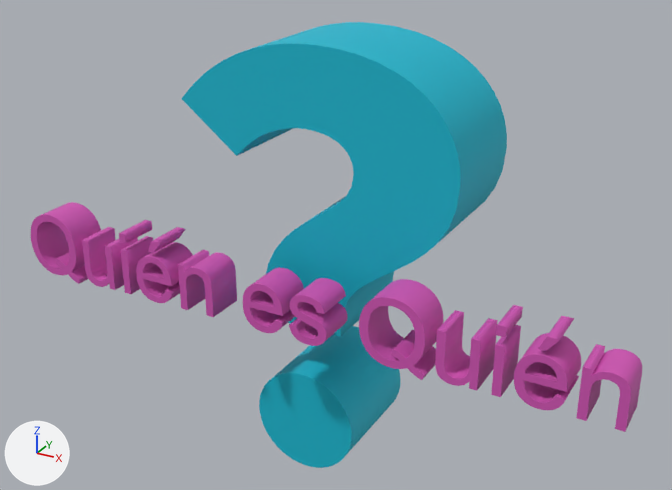
Two versions of the OBJ model quien-es-quien/quien-es-quien/Content/title.obj, one commit apart.
Both versions are drawn from a camera (50 mm lens) standing at (0.424, -0.794, 0.442) and looking at (-0.001, -0.022, 0.056). Lighting does not change. The marker at lower left points along +X, +Y and +Z. Where no turn or scale is listed for an object, it has been applied to the vertices.

The first picture shows 'question_CUText', 'text_CUText.001'.
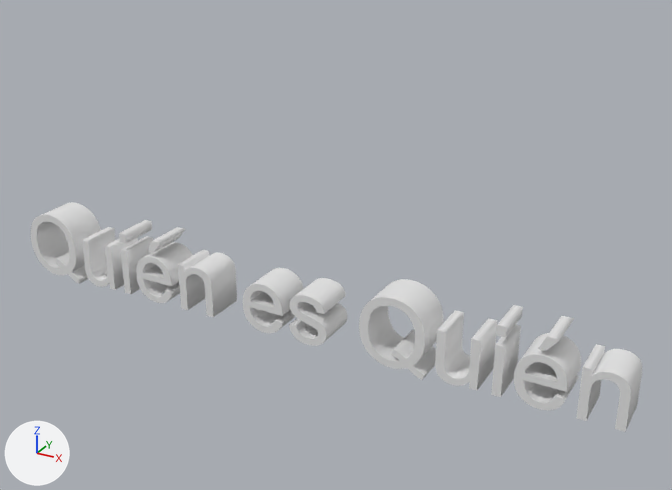
The newer file is also rescaled (x100.0) as a whole; pictures and numbers use the older file's frame.

What changed in the scene script:
```text
Change me_text_cutext_001:
    where me_text_cutext_001.from_pydata(...)  # 4318 vertices, 6433 faces; spans x -0.327..0.325, y -0.127..-0.085, z -0.005..0.069
    remove me_text_cutext_001.materials.append(mat_text)  # pink #d154b4
Remove ob_question_cutext:
    ob_question_cutext = bpy.data.objects.new('question_CUText', me_question_cutext)
    ob_question_cutext.location = (0.0, 0.0, 0.0)
```

Pixel boxes (x1, y1, x2, y2) of what changed, in the pictures (672 x 490 px):
'question_CUText', deleted (cyan): before (182, 22, 507, 468)
'text_CUText.001', recoloured (pink to grey): (31, 202, 642, 432) in both
